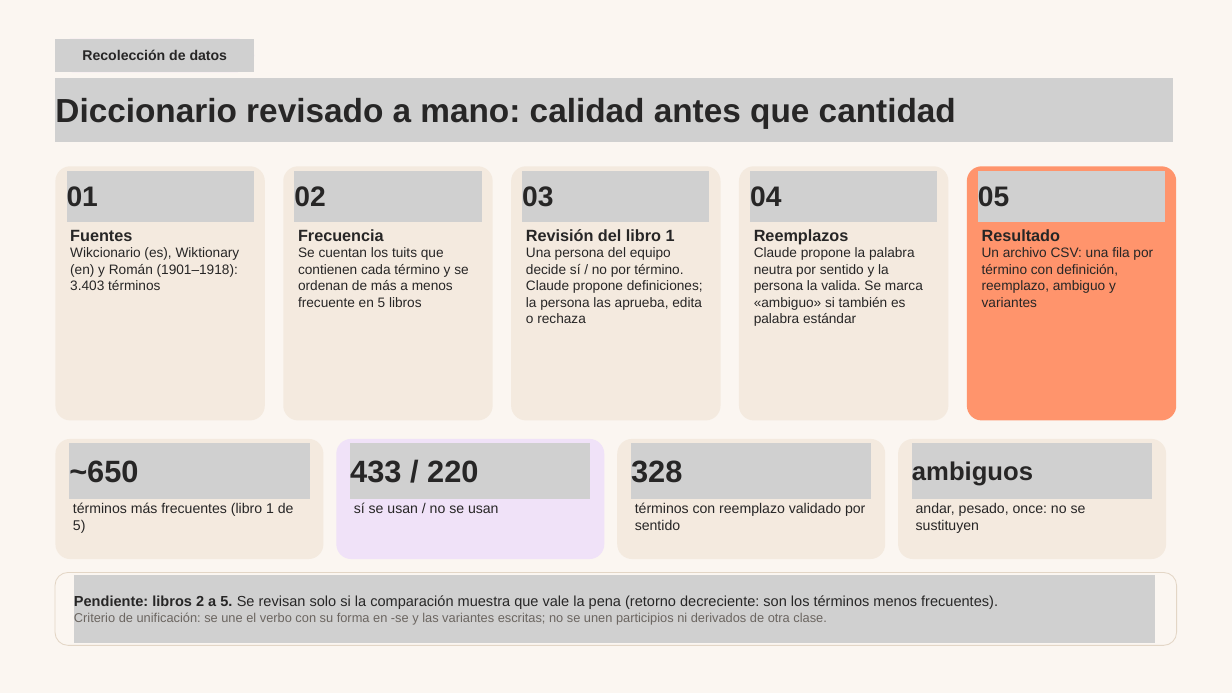
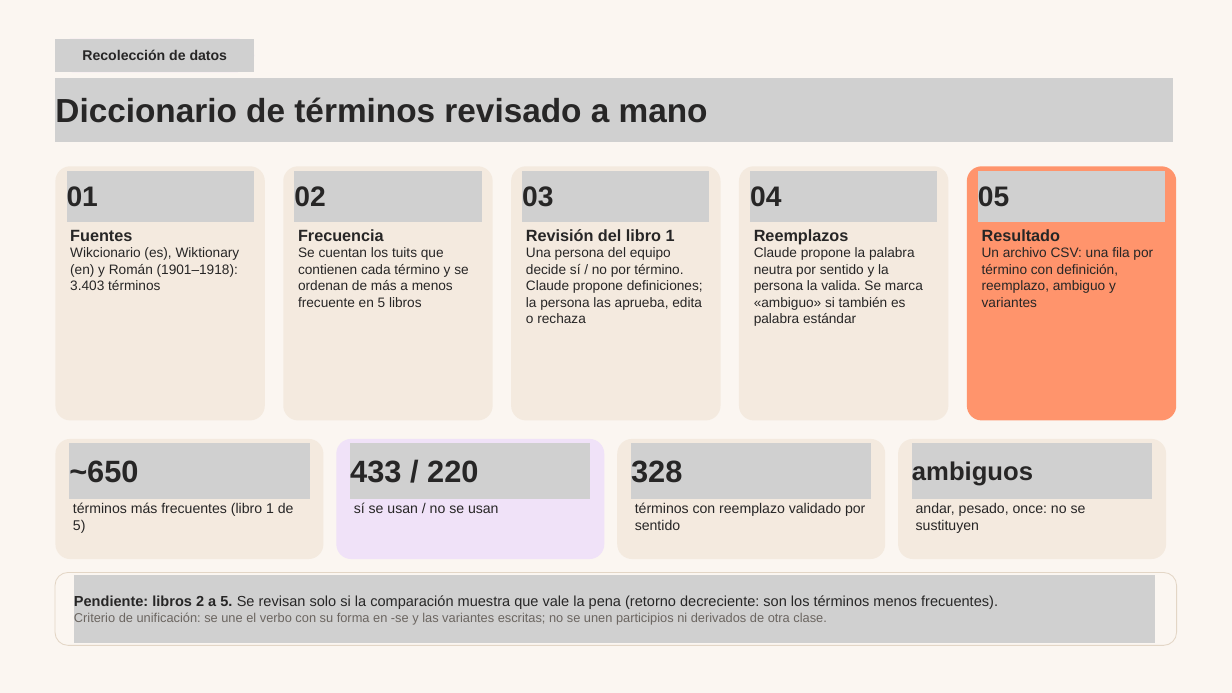
Before and after one commit to carlosiskindacool/proyecto-nlp, a slide deck: slide 5 of docs/avance_proyecto_revisado.pptx. Drawn at 1232x693 pixels with LibreOffice and Linux fonts; fonts in the diff are those of the drawing; grey boxes stand for pictures. Boxes give left, top, right and bottom in pixels: in the first picture for what was removed or moved away, otherwise in the second. Text is boxed around its words. In the diff, an @@ line names an element or a change of style, - is before the commit and + after.

```diff
--- a/docs/avance_proyecto_revisado.pptx
+++ b/docs/avance_proyecto_revisado.pptx
@@ text at box(55, 97, 708, 123): text changed @@
-Diccionario revisado a mano: calidad antes que cantidad
+Diccionario de términos revisado a mano
```
Also in this commit, not shown: 7 other slides changed.
